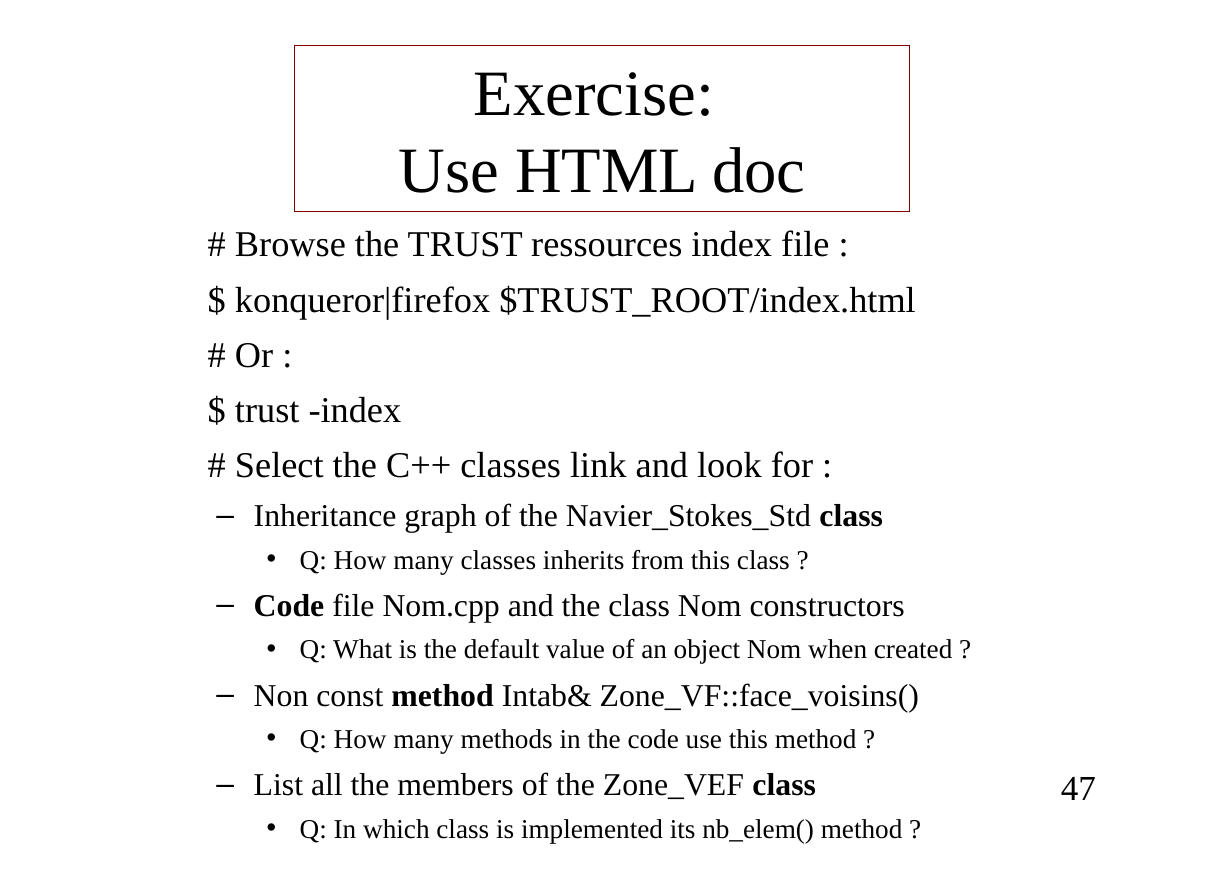
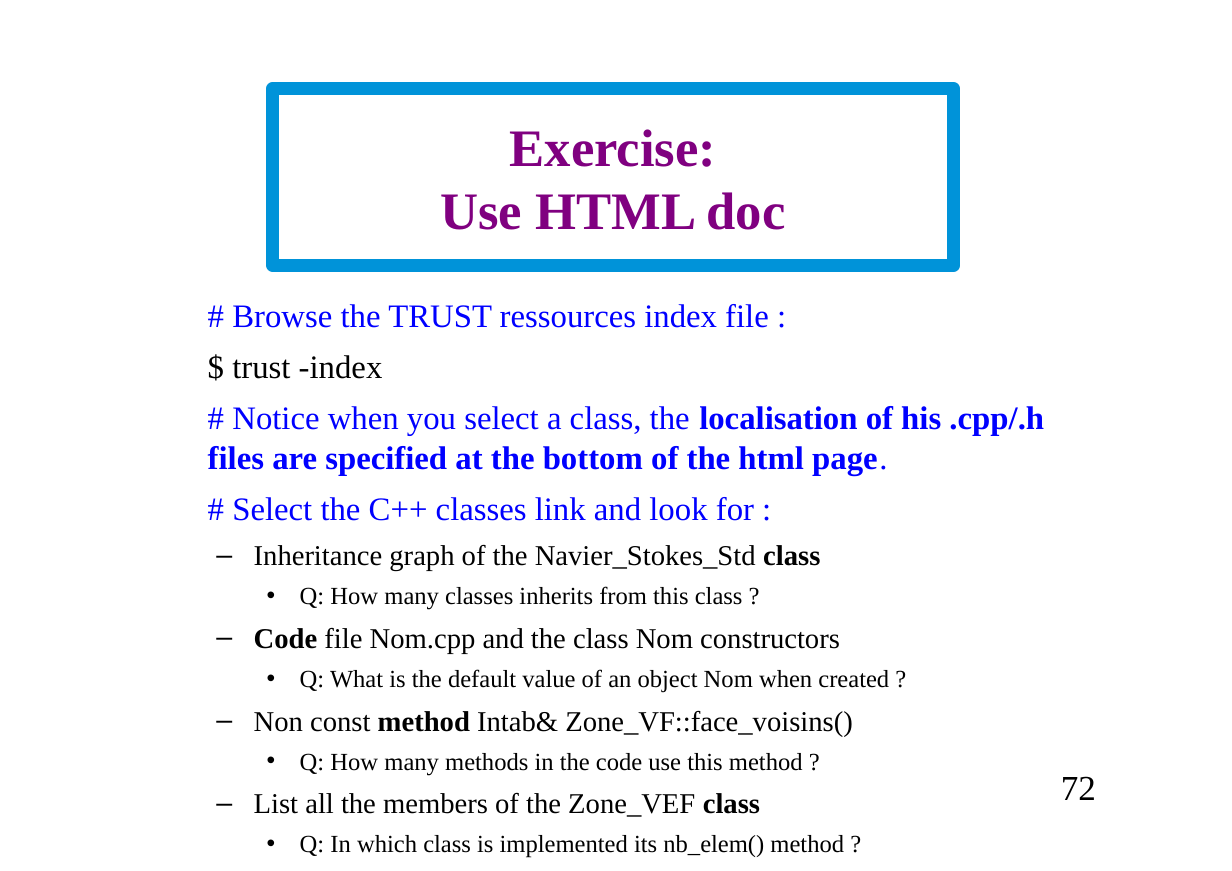
Before and after one commit to cea-trust-platform/trust-code, a slide deck: slide 72 of doc/TRUST/Developer_TRUST_presentation.odp (slide 47 before the commit). Drawn at 1232x871 pixels with LibreOffice and Linux fonts; fonts in the diff are those of the drawing; background and template pictures are left out. Boxes give left, top, right and bottom in pixels: in the first picture for what was removed or moved away, otherwise in the second. Text is boxed around its words. In the diff, an @@ line names an element or a change of style, - is before the commit and + after.

Commit message:
Update of TRUST developper training session, adding tutorial

```diff
--- a/doc/TRUST/Developer_TRUST_presentation.odp
+++ b/doc/TRUST/Developer_TRUST_presentation.odp
@@ title "Exercise: Use HTML doc": place and size @@
-title "Exercise: Use HTML doc" at (294, 45, 910, 211)
+title "Exercise: Use HTML doc" at (273, 89, 954, 266)
@@ title "Exercise: Use HTML doc" at (273, 89, 954, 266): size 44.2 to 36 pt, text colour #000000 to #800080, bold on; outline #800000 0 pt to #0093D9 8.5 pt @@
@@ text "# Browse the TRUST ressources ...": place and size @@
-text "# Browse the TRUST ressources ..." at (235, 230, 952, 843)
+text "# Browse the TRUST ressources ..." at (208, 304, 1044, 858)
@@ text at (235, 285, 916, 368): paragraphs removed @@
-$ konqueror|firefox $TRUST_ROOT/index.html
-# Or :
@@ text at (232, 304, 889, 858): size 24.8 to 22.4 pt in "# Browse the TRUST ressources index file ...", "$ trust -index", "# Select the C++ classes link and ..."; text colour #000000 to #0000FF in "# Browse the TRUST ressources index file ...", "# Select the C++ classes link and ..."; size 21.7 to 19.6 pt in "Inheritance graph of the Navier_Stokes_Std class", "Code file Nom.cpp and the class Nom ...", "Non const method Intab& Zone_VF::face_voisins()", "List all the members of the Zone_VEF ..."; size 18.6 to 16.8 pt in "Q: How many classes inherits from this ...", "Q: What is the default value of ...", "Q: How many methods in the code ...", "Q: In which class is implemented its ..." @@
@@ text at (208, 406, 1044, 475): paragraph added @@
+# Notice when you select a class, the localisation of his .cpp/.h files are specified at the bottom of the html page.
@@ page number at (1061, 776, 1096, 800): text changed @@
-47
+72
```
Also in this commit, not shown: 104 other slides changed, 20 slides added, 42 slides removed, 7 other files.
